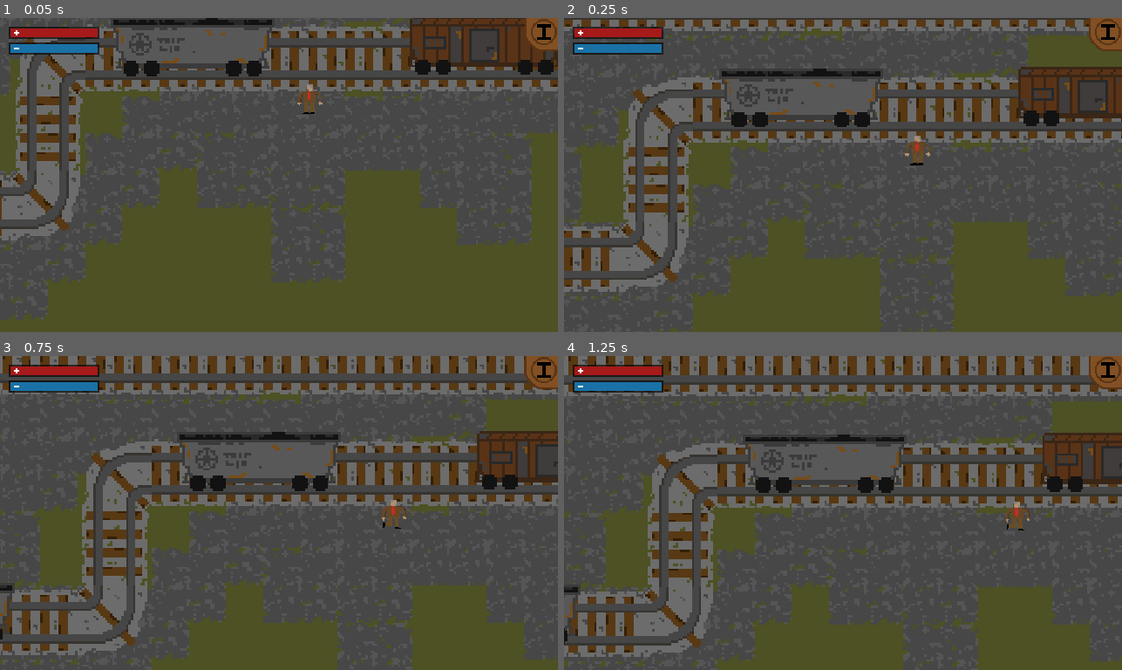
Above: before the commit, frames 1-4 (two rows, left to right).
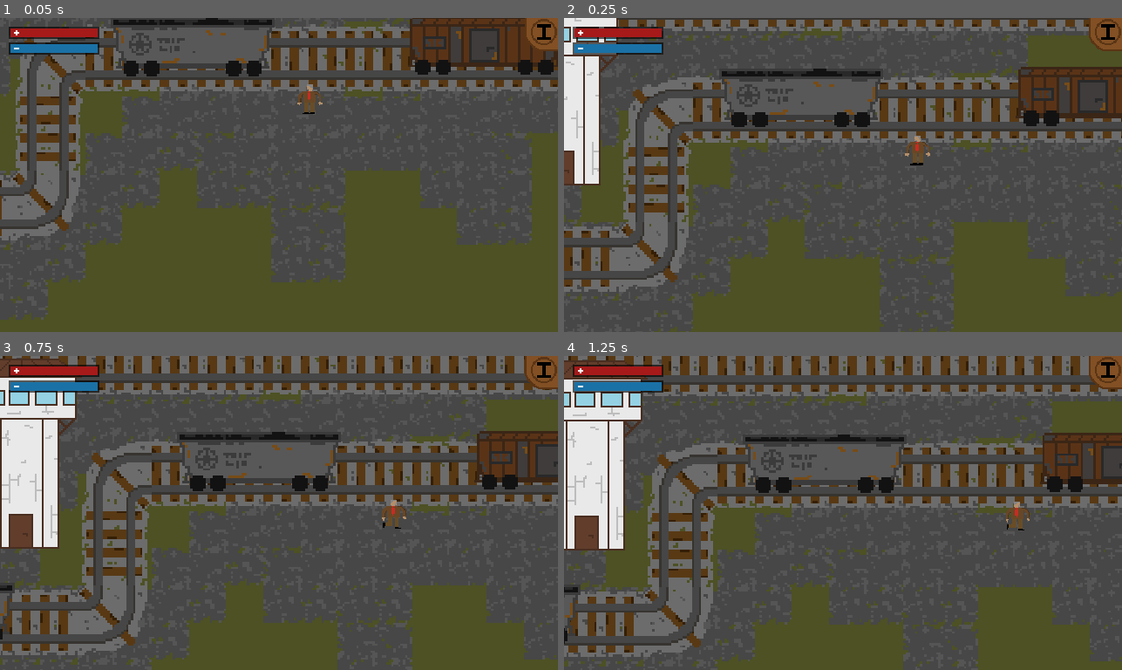
Above: after the commit, the same moments.

Repository: ethantindall/Politboro
Game: Godot game, scene res://Map Scenes/TrainStation.tscn
The game is run twice, just before and just after one commit, with the same random seed, the same clock (stepped at 60 frames per second) and the same inputs.
Inputs (mouse positions are in pixels of both pictures, inside the frame that each line leads up to):
- Up to frame 1 (0.05 s): no input
- Up to frame 2 (0.25 s): no input
- Up to frame 3 (0.75 s): tap Enter at 0.5 s; move the mouse to (401, 497) at 0.52 s; hold Right (ui_right) from 0.53 s (still down); tap I at 0.6 s; click (401, 497) at 0.67 s
- Up to frame 4 (1.25 s): keep holding Right (ui_right)

Frame 1 is identical in both runs. In frame 2, 3.5% of the frame differs, in the area x 0-10%, y 0-54%; in frame 3, 6.1%; in frame 4, 6.3%, in the area x 0-15%, y 1-62%.

Commit message:
Update

Diff:
--- a/Politboro/Map Scenes/TownSquare.tscn
+++ b/Politboro/Map Scenes/TownSquare.tscn
@@ -411,7 +411,7 @@
 rotation = 1.5708
 scale = Vector2( 0.6, 0.8 )
 next_scene_path = "res://Map Scenes/TrainStation.tscn"
-player_spawn_location = Vector2( -29, 2 )
+player_spawn_location = Vector2( 268, 204 )
 
 [node name="Portal" parent="." instance=ExtResource( 9 )]
 position = Vector2( 303.647, 314.991 )
--- a/Politboro/Map Scenes/TrainStation.tscn
+++ b/Politboro/Map Scenes/TrainStation.tscn
@@ -11,6 +11,8 @@
 [ext_resource path="res://Images/Tiles/Railroad/traincurve1.png" type="Texture" id=9]
 [ext_resource path="res://World Objects/Accessories/CoalCar.tscn" type="PackedScene" id=10]
 [ext_resource path="res://World Objects/Accessories/BoxCar.tscn" type="PackedScene" id=11]
+[ext_resource path="res://World Objects/Accessories/CoalPile.tscn" type="PackedScene" id=12]
+[ext_resource path="res://World Objects/Building Scenes/TrainTower.tscn" type="PackedScene" id=13]
 [ext_resource path="res://Images/Tiles/Airstrip/airstripV.png" type="Texture" id=14]
 [ext_resource path="res://Images/Tiles/Railroad/traintrackV.png" type="Texture" id=15]
 [ext_resource path="res://Images/Tiles/Railroad/traintrackB.png" type="Texture" id=16]
@@ -269,6 +271,15 @@
 [node name="CoalCar3" parent="YSort" instance=ExtResource( 10 )]
 position = Vector2( 377.576, -10.736 )
 
+[node name="CoalPile2" parent="YSort" instance=ExtResource( 12 )]
+position = Vector2( 47.9966, 156.513 )
+
+[node name="CoalPile" parent="YSort" instance=ExtResource( 12 )]
+position = Vector2( 84.5214, 154.944 )
+
+[node name="TrainTower" parent="YSort" instance=ExtResource( 13 )]
+position = Vector2( 117.563, 128.276 )
+
 [node name="Portal_Town_N" parent="." instance=ExtResource( 6 )]
 position = Vector2( 271.677, 231.19 )
 rotation = 1.5708
--- /dev/null
+++ b/Politboro/World Objects/Accessories/CoalPile.tscn
@@ -0,0 +1,23 @@
+[gd_scene load_steps=3 format=2]
+
+[ext_resource path="res://Images/coalpile.png" type="Texture" id=1]
+
+[sub_resource type="CapsuleShape2D" id=1]
+radius = 7.39919
+height = 63.8587
+
+[node name="CoalPile" type="StaticBody2D"]
+position = Vector2( 8, -1 )
+
+[node name="Sprite" type="Sprite" parent="."]
+position = Vector2( -6.66666, 0 )
+texture = ExtResource( 1 )
+__meta__ = {
+"_edit_group_": true
+}
+
+[node name="CollisionShape2D" type="CollisionShape2D" parent="."]
+position = Vector2( -6.39674, 12.1469 )
+rotation = 1.5708
+scale = Vector2( 0.5, 0.4 )
+shape = SubResource( 1 )
--- /dev/null
+++ b/Politboro/World Objects/Building Scenes/TrainTower.tscn
@@ -0,0 +1,17 @@
+[gd_scene load_steps=3 format=2]
+
+[ext_resource path="res://Images/Bldgs/TrainYardTower.png" type="Texture" id=1]
+
+[sub_resource type="RectangleShape2D" id=1]
+extents = Vector2( 21.8869, 25.2003 )
+
+[node name="TrainTower" type="StaticBody2D"]
+scale = Vector2( 0.75, 0.75 )
+
+[node name="Sprite" type="Sprite" parent="."]
+position = Vector2( 2.77727, 0 )
+texture = ExtResource( 1 )
+
+[node name="CollisionShape2D" type="CollisionShape2D" parent="."]
+position = Vector2( 2.99999, 38.7315 )
+shape = SubResource( 1 )
Binary file added: Politboro/Images/Bldgs/TrainYardTower.png
Not shown, added: Politboro/Images/Bldgs/TrainYardTower.png.import
Binary file added: Politboro/Images/coalpile.png
Not shown, added: Politboro/Images/coalpile.png.import
Not shown: 1 places in Politboro/Map Scenes/TrainStation.tscn that only renumber resources
